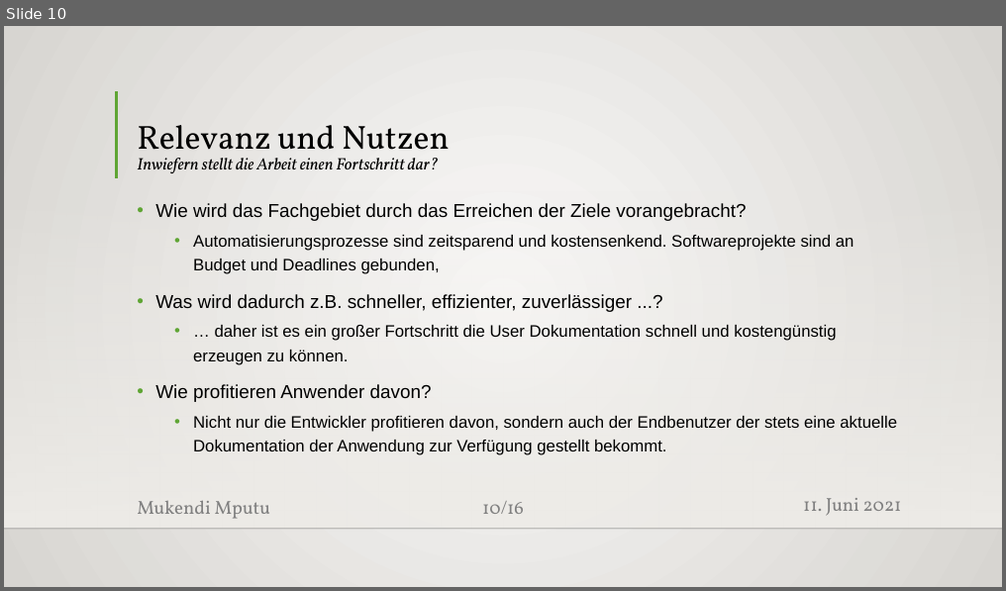
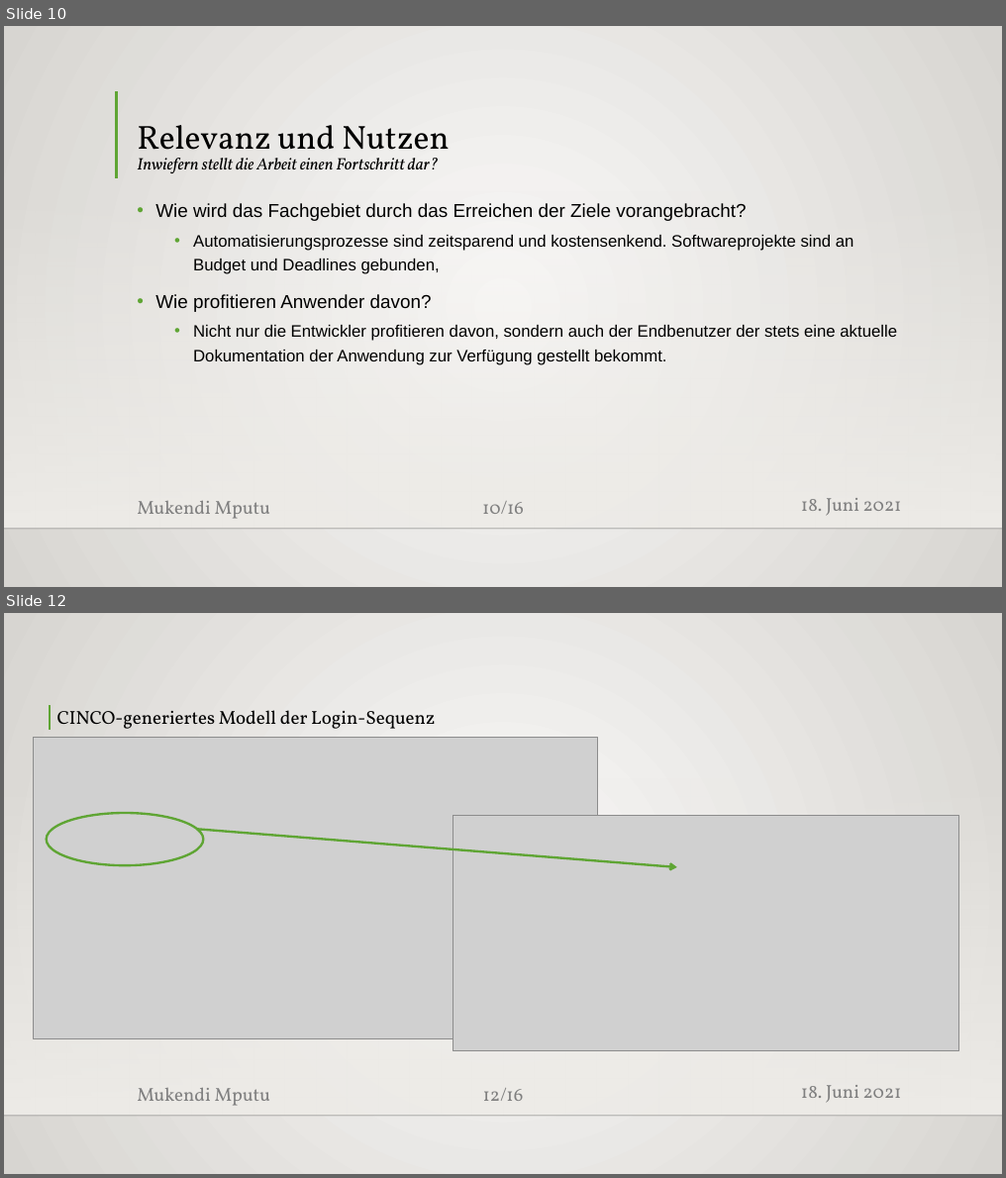
Before and after one commit to MukendiMputu/BachelorThesis, a slide deck: Proposalvortrag.pptx. Shown one above the other, each under a label of ours: slide 10 before the commit, slides 10 and 12 after it; the slides between them are not shown. The pictures are 1006x591 and 1006x1178 pixels, drawn with LibreOffice and Linux fonts; fonts in the diff are those of the drawing; grey boxes stand for pictures; background and template pictures are left out. Boxes give left, top, right and bottom in pixels: in the first picture for what was removed or moved away, otherwise in the second. Text is boxed around its words. In the diff, an @@ line names an element or a change of style, - is before the commit and + after.

```diff
--- a/Proposalvortrag.pptx
+++ b/Proposalvortrag.pptx
@@ slide 12 added at [4,613,1002,1174], background gradient #FAFAF9 to #D7D5D2; not listed: 4 template elements that a slide beside it also shows @@
@@ rectangle added at [49,706,51,729], fill #5FA534, outline #5FA534 1.25 pt @@
@@ text added at [57,710,435,729], 18 pt, text #000000 @@
+CINCO-generiertes Modell der Login-Sequenz
@@ picture added at [33,737,598,1039] @@
@@ ellipse added at [46,813,203,865], outline #5FA534 2.25 pt @@
@@ picture added at [452,815,959,1051] @@
@@ arrow added from (196, 830) to (677, 867), #5FA534 2.25 pt @@
@@ page number added at [483,1088,524,1101], 18 pt, text #808080 @@
+12/16
@@ slide 10 changed as well @@
@@ text at [155,294,836,366]: paragraphs removed @@
-• Was wird dadurch z.B. schneller, effizienter, zuverlässiger ...?
-  • … daher ist es ein großer Fortschritt die User Dokumentation schnell und kostengünstig erzeugen zu können.
@@ text at [801,498,902,516]: text changed @@
-11. Juni 2021
+18. Juni 2021
```
Also in this commit, not shown: 13 other slides changed, 2 other slides added, 2 slides removed, 1 other file.
